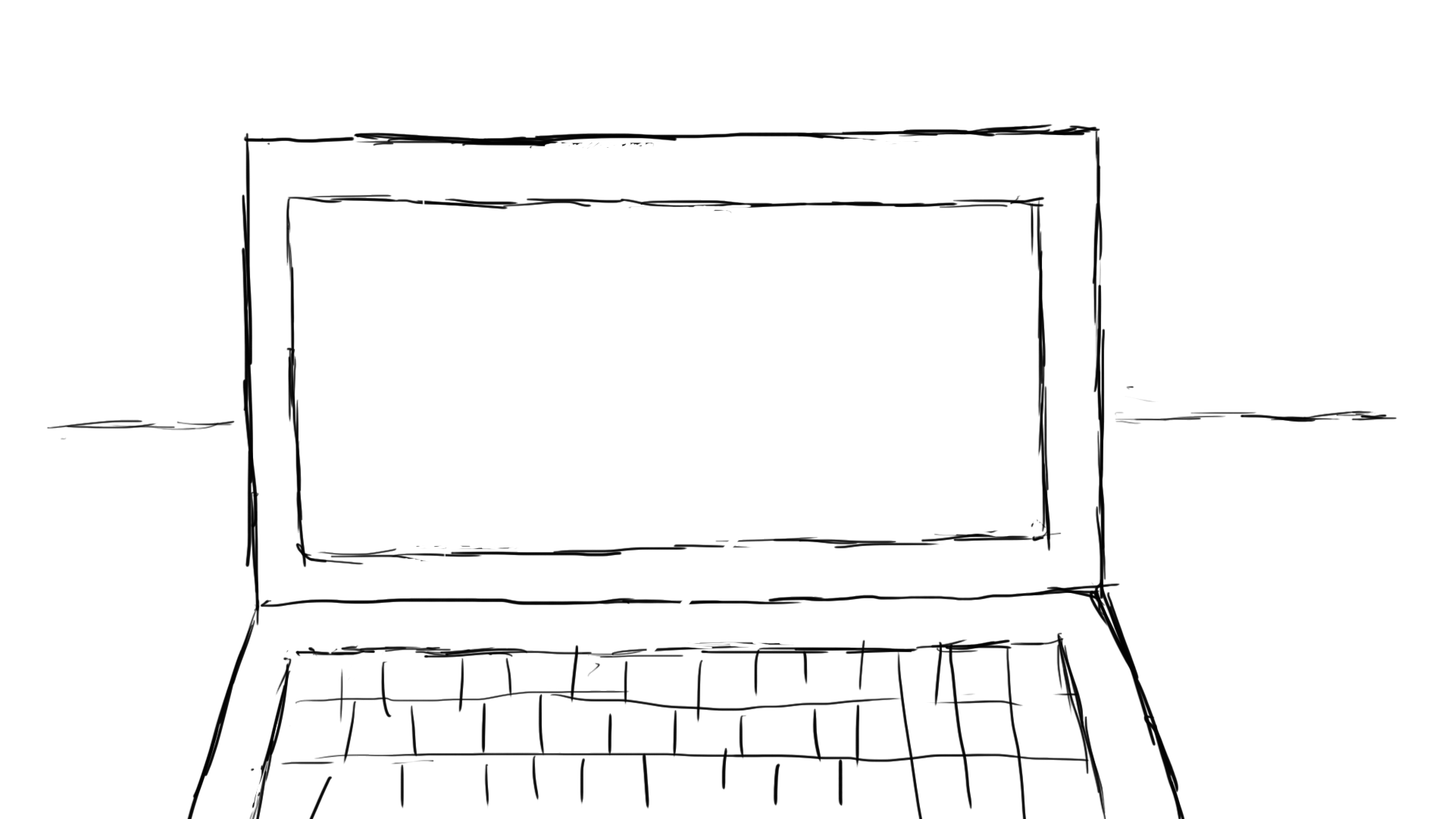
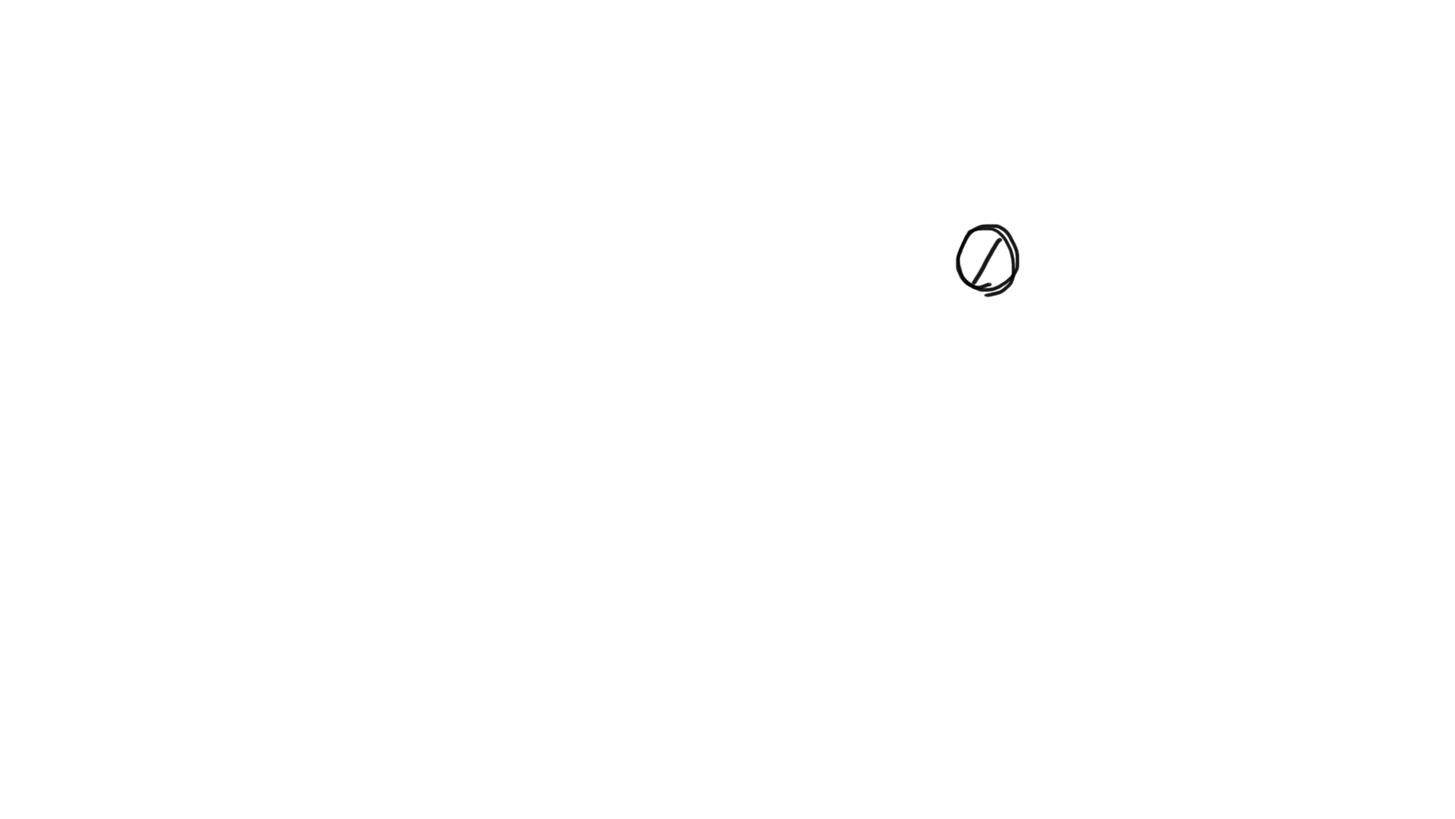
Comparing the layer stacks of the two 1455 × 819 images. Changes:
added layer "圖層 2" above "圖層 0" over (955, 222, 1022, 298)
hid "圖層 0", painted on it over (46, 123, 1398, 819)
hid "圖層 1" over (46, 123, 1398, 819)
